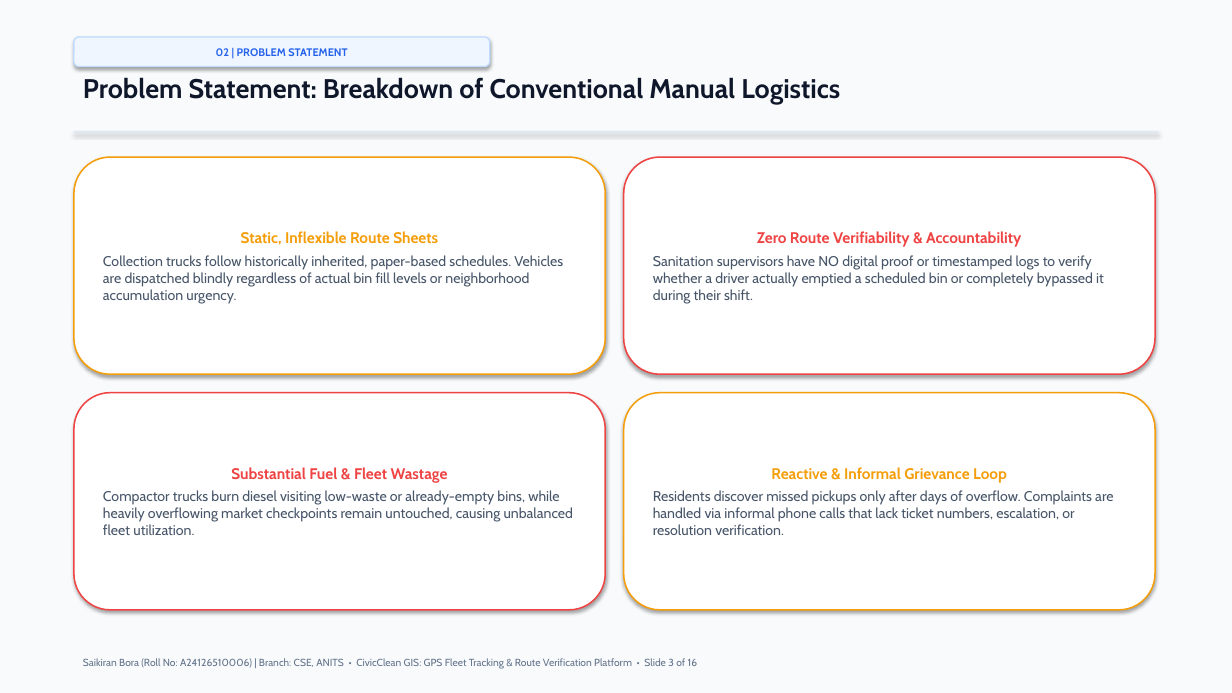
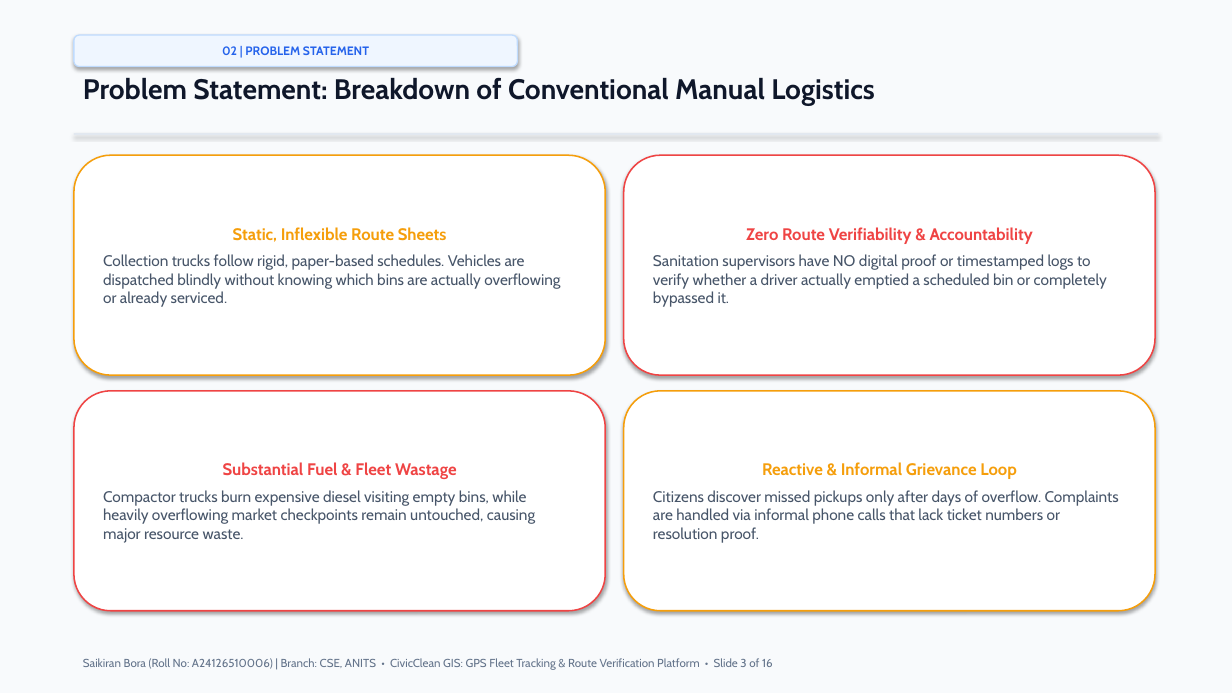
Before and after one commit to saikiranbora25-byte/municipal-waste-fleet-tracking, a slide deck: slide 3 of CivicClean_Municipal_Waste_Fleet_Tracking_Presentation.pptx. Drawn at 1232x693 pixels with LibreOffice and Linux fonts; fonts in the diff are those of the drawing. Boxes give left, top, right and bottom in pixels: in the first picture for what was removed or moved away, otherwise in the second. Text is boxed around its words. In the diff, an @@ line names an element or a change of style, - is before the commit and + after.

Commit message:
fix(presentation): increase body fonts to 12pt, streamline SE theory, and boost readability

```diff
--- a/CivicClean_Municipal_Waste_Fleet_Tracking_Presentation.pptx
+++ b/CivicClean_Municipal_Waste_Fleet_Tracking_Presentation.pptx
@@ rounded rectangle "02 | PROBLEM STATEMENT": place and size @@
-rounded rectangle "02 | PROBLEM STATEMENT" at bbox=[74, 37, 490, 67]
+rounded rectangle "02 | PROBLEM STATEMENT" at bbox=[74, 35, 518, 67]
@@ rounded rectangle "02 | PROBLEM STATEMENT" at bbox=[74, 35, 518, 67]: size 8.5 to 9.5 pt @@
@@ text "Problem Statement: Breakdown of Conventional ..." at bbox=[83, 78, 875, 105]: size 21 to 22 pt @@
@@ text in rounded rectangle at bbox=[233, 227, 447, 242]: size 12 to 13 pt in "Static, Inflexible Route Sheets"; more space between paragraphs @@
@@ text in rounded rectangle at bbox=[746, 227, 1033, 244]: size 12 to 13 pt in "Zero Route Verifiability & Accountability"; more space between paragraphs @@
@@ text in rounded rectangle at bbox=[103, 254, 560, 307]: text changed; size 11 to 12 pt @@
-Collection trucks follow historically inherited, paper-based schedules. Vehicles are dispatched blindly regardless of actual bin fill levels or neighborhood accumulation urgency.
+Collection trucks follow rigid, paper-based schedules. Vehicles are dispatched blindly without knowing which bins are actually overflowing or already serviced.
@@ text in rounded rectangle at bbox=[653, 254, 1107, 307]: text changed; size 11 to 12 pt @@
-Sanitation supervisors have NO digital proof or timestamped logs to verify whether a driver actually emptied a scheduled bin or completely bypassed it during their shift.
+Sanitation supervisors have NO digital proof or timestamped logs to verify whether a driver actually emptied a scheduled bin or completely bypassed it.
@@ text in rounded rectangle at bbox=[223, 462, 457, 479]: size 12 to 13 pt in "Substantial Fuel & Fleet Wastage"; more space between paragraphs @@
@@ text in rounded rectangle at bbox=[762, 462, 1016, 479]: size 12 to 13 pt in "Reactive & Informal Grievance Loop"; more space between paragraphs @@
@@ text in rounded rectangle at bbox=[103, 490, 535, 543]: text changed; size 11 to 12 pt @@
-Compactor trucks burn diesel visiting low-waste or already-empty bins, while heavily overflowing market checkpoints remain untouched, causing unbalanced fleet utilization.
+Compactor trucks burn expensive diesel visiting empty bins, while heavily overflowing market checkpoints remain untouched, causing major resource waste.
@@ text in rounded rectangle at bbox=[653, 490, 1119, 543]: text changed; size 11 to 12 pt @@
-Residents discover missed pickups only after days of overflow. Complaints are handled via informal phone calls that lack ticket numbers, escalation, or resolution verification.
+Citizens discover missed pickups only after days of overflow. Complaints are handled via informal phone calls that lack ticket numbers or resolution proof.
@@ text "Saikiran Bora (Roll No: A24126510006) ..." at bbox=[83, 658, 773, 670]: size 8 to 9 pt @@
```
Also in this commit, not shown: 14 other slides changed, 1 slide added, 1 slide removed, 5 other files.
